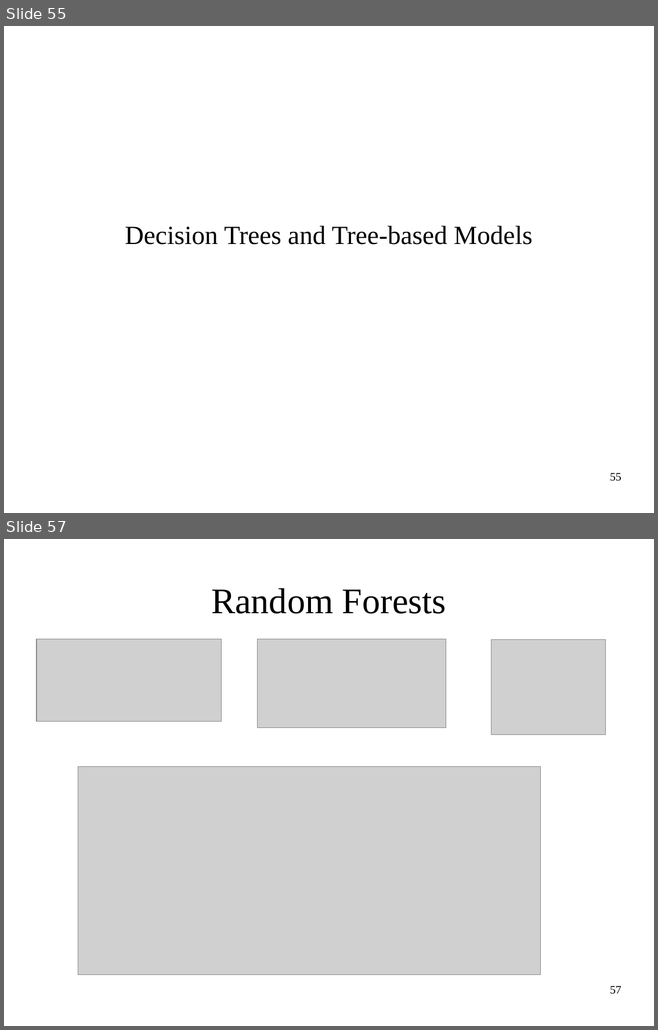
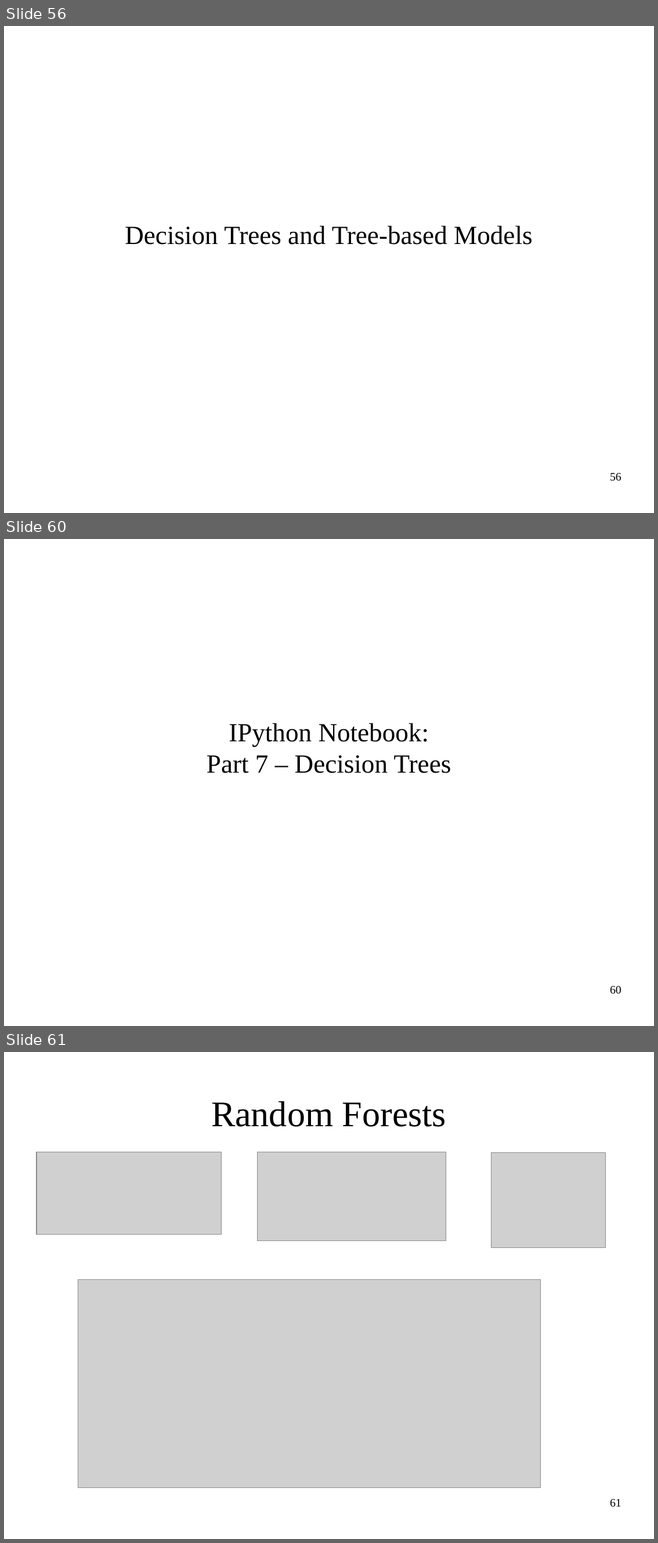
Before and after one commit to amueller/ml-workshop-1-of-4, a slide deck: intro-to-machine-learning-odsc-masterclass-2017.odp. Shown one above the other, each under a label of ours: slides 55 and 57 before the commit, slides 56, 60 and 61 after it; the slides between them are not shown. The pictures are 658x1030 and 658x1543 pixels, drawn with LibreOffice and Linux fonts; fonts in the diff are those of the drawing; grey boxes stand for pictures. Boxes give left, top, right and bottom in pixels: in the first picture for what was removed or moved away, otherwise in the second. Text is boxed around its words. In the diff, an @@ line names an element or a change of style, - is before the commit and + after.

```diff
--- a/intro-to-machine-learning-odsc-masterclass-2017.odp
+++ b/intro-to-machine-learning-odsc-masterclass-2017.odp
@@ slide 60 added at [4,539,654,1026], background #FFFFFF @@
@@ subtitle added at [206,723,451,773], 32 pt, text #000000 @@
+IPython Notebook:
+Part 7 – Decision Trees
@@ page number added at [610,986,621,994], 14 pt, text #000000 @@
+60
@@ what was slide 55 is now slide 56 @@
@@ page number at [610,473,621,481]: text changed @@
-55
+56
@@ what was slide 57 is now slide 61 @@
@@ page number at [610,1499,621,1507]: text changed @@
-57
+61
```
Also in this commit, not shown: 4 slides changed, 4 other slides added, 1 slide removed, 3 other files.
